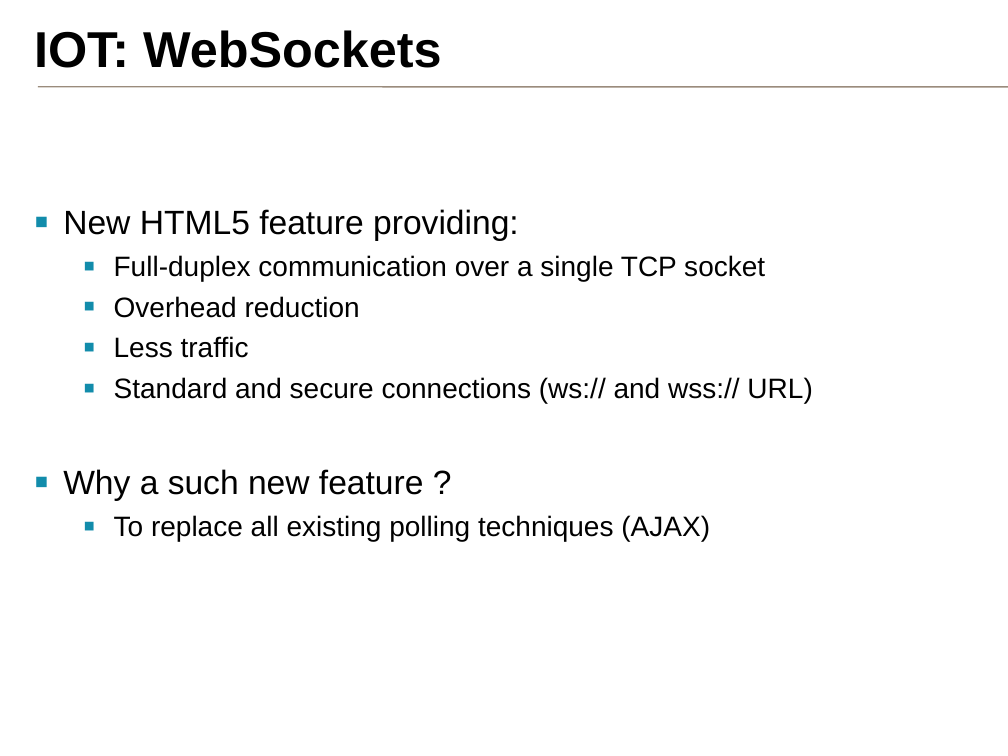
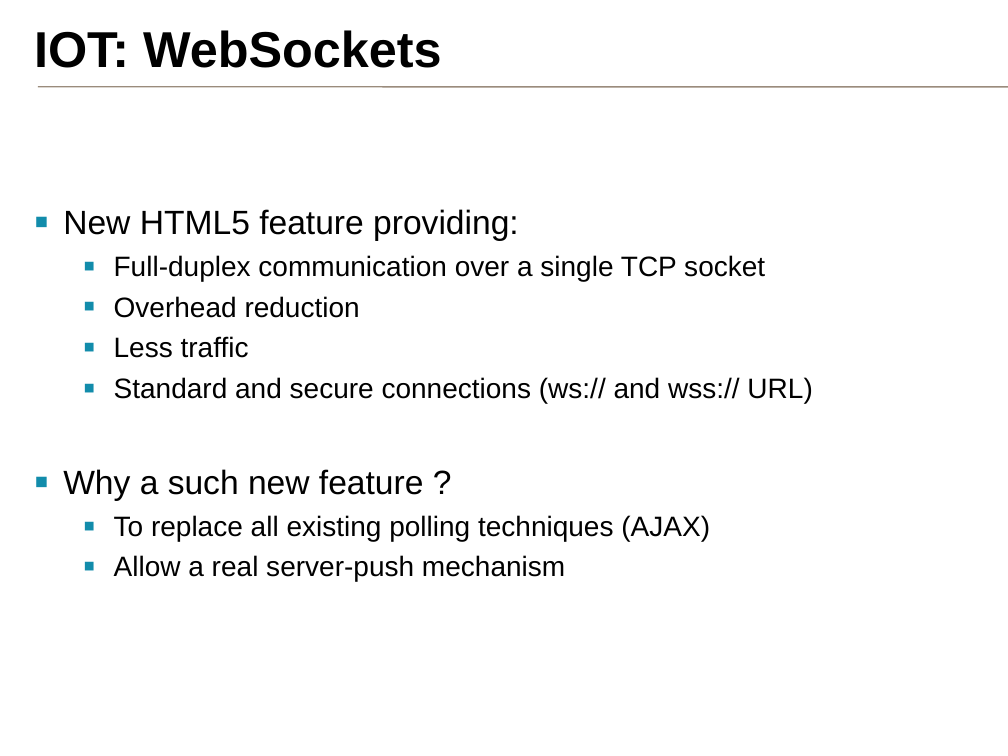
Before and after one commit to samux/ARM-internship-report, a slide deck: slide 5 of presentation_en/pres.pptx. Drawn at 1008x756 pixels with LibreOffice and Linux fonts; fonts in the diff are those of the drawing; background and template pictures are left out. Boxes give left, top, right and bottom in pixels: in the first picture for what was removed or moved away, otherwise in the second. Text is boxed around its words. In the diff, an @@ line names an element or a change of style, - is before the commit and + after.

```diff
--- a/presentation_en/pres.pptx
+++ b/presentation_en/pres.pptx
@@ text at <box>114,555,565,582</box>: paragraph added @@
+  ▪ Allow a real server-push mechanism
```
Also in this commit, not shown: 2 other slides changed, 5 slides added.
